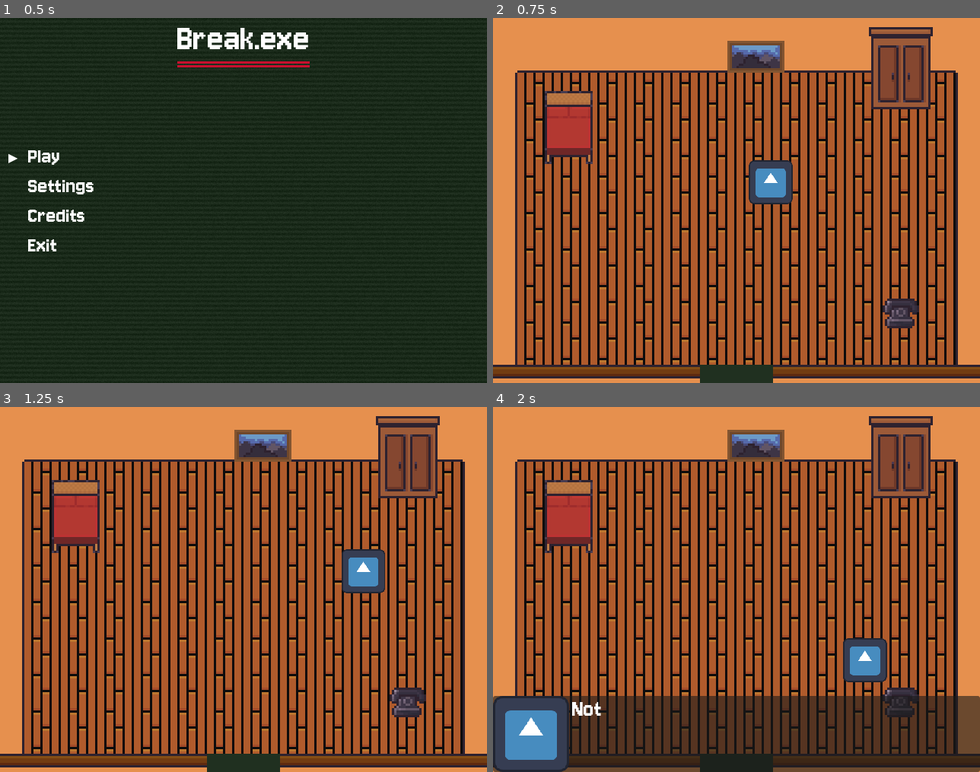
Above: before the commit, frames 1-4 (two rows, left to right).
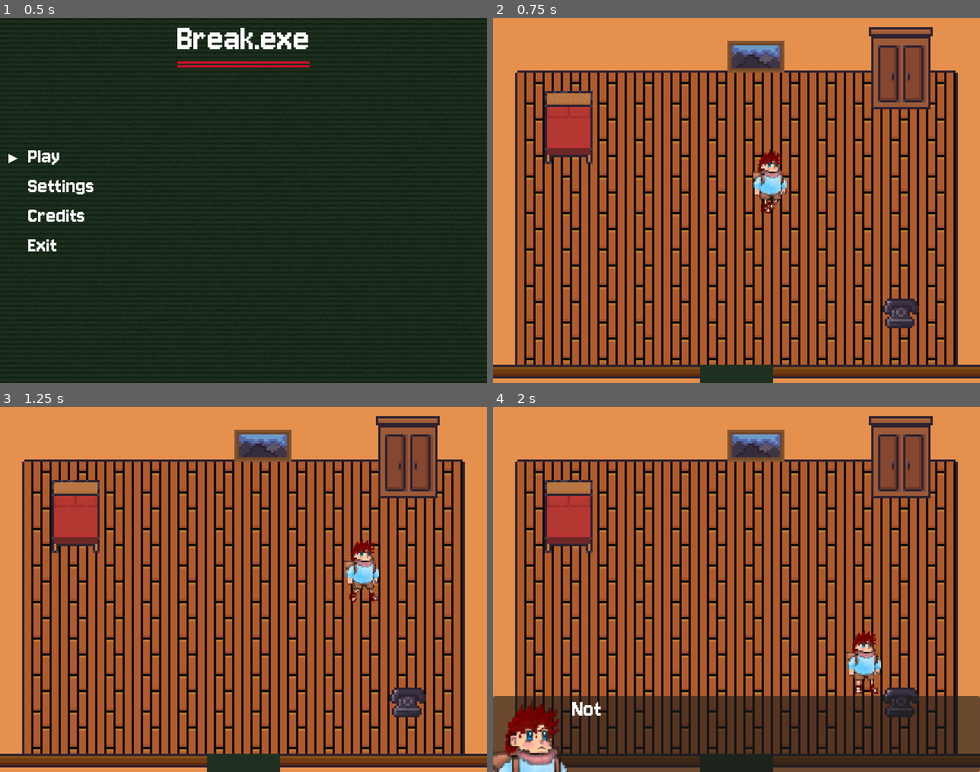
Above: after the commit, the same moments.

Repository: yuk1n0w/Break.exe
Game: Godot game, scene res://scenes/main_menu.tscn
Two runs of this game, one before a commit and one after it. Both use one fixed random seed, a clock stepped at 60 frames per second and the inputs below. The engine's default icon, where the game draws it, is replaced by a stand-in: a white triangle on a blue panel in a dark square.
Inputs:
- Up to frame 1 (0.5 s): no input
- Up to frame 2 (0.75 s): tap Enter (ui_accept) at 0.5 s; hold Right (ui_right) from 0.53 s (still down); hold Enter (ui_accept) from 0.53 s (still down)
- Up to frame 3 (1.25 s): keep holding Right (ui_right); keep holding Enter (ui_accept)
- Up to frame 4 (2 s): release Right (ui_right) at 1.28 s; release Enter (ui_accept) at 1.28 s; hold Down (ui_down) from 1.28 s (still down); tap Enter (ui_accept) at 1.35, 1.52, 1.82 s

Frame 1 is identical in both runs. In frame 2, 1.2% of the frame differs, in the area x 52-62%, y 36-54%; in frame 3, 1.2%; in frame 4, 4.4%, in the area x 0-81%, y 61-100%.

Commit message:
Add character sprites and animations

Diff:
--- a/scenes/player.tscn
+++ b/scenes/player.tscn
@@ -1,31 +1,48 @@
-[gd_scene load_steps=6 format=3 uid="uid://dcxprtpafrupp"]
+[gd_scene load_steps=8 format=3 uid="uid://dcxprtpafrupp"]
 
-[ext_resource type="Texture2D" uid="uid://iia1oum7ur43" path="res://assets/icon.svg" id="1_3vyb7"]
 [ext_resource type="Script" uid="uid://b7g8roc2gjhc4" path="res://scripts/player.gd" id="1_g2els"]
+[ext_resource type="Texture2D" uid="uid://llwkv2uw81yt" path="res://assets/player/idle.png" id="2_qlg0r"]
 [ext_resource type="PackedScene" uid="uid://btn0o32vn1bme" path="res://scenes/dialogue.tscn" id="3_qhqgy"]
+[ext_resource type="Texture2D" uid="uid://ua2kmh325645" path="res://assets/player/1.png" id="3_tuyoq"]
+[ext_resource type="Texture2D" uid="uid://dwbirqislcyyq" path="res://assets/player/2.png" id="4_fjrip"]
 
 [sub_resource type="SpriteFrames" id="SpriteFrames_g2els"]
 animations = [{
 "frames": [{
 "duration": 1.0,
-"texture": ExtResource("1_3vyb7")
+"texture": ExtResource("2_qlg0r")
 }],
 "loop": true,
-"name": &"default",
+"name": &"idle",
+"speed": 5.0
+}, {
+"frames": [{
+"duration": 1.0,
+"texture": ExtResource("3_tuyoq")
+}, {
+"duration": 1.0,
+"texture": ExtResource("4_fjrip")
+}],
+"loop": true,
+"name": &"walk",
 "speed": 5.0
 }]
 
 [sub_resource type="RectangleShape2D" id="RectangleShape2D_qhqgy"]
-size = Vector2(18, 18)
+size = Vector2(21, 40)
 
 [node name="Player" type="CharacterBody2D"]
 script = ExtResource("1_g2els")
 
 [node name="AnimatedSprite2D" type="AnimatedSprite2D" parent="."]
-scale = Vector2(0.15, 0.15)
+scale = Vector2(0.7, 0.7)
 sprite_frames = SubResource("SpriteFrames_g2els")
+animation = &"idle"
+autoplay = "idle"
+frame_progress = 0.586697
 
 [node name="CollisionShape2D" type="CollisionShape2D" parent="."]
+scale = Vector2(0.7, 0.7)
 shape = SubResource("RectangleShape2D_qhqgy")
 
 [node name="CanvasLayer" type="CanvasLayer" parent="."]
--- a/scripts/dialogue_interaction.gd
+++ b/scripts/dialogue_interaction.gd
@@ -6,7 +6,7 @@
 @export var sfx: AudioStream = preload("res://assets/square_440.wav")
 @export var sfx_vol: float = -5.0
 @export var sfx_bus: String = "SFX"
-@export var picture: Texture2D = preload("res://assets/icon.svg")
+@export var picture: Texture2D = preload("res://assets/player/dialogue.png")
 @export var pitch: float = 1.0
 @export var pitch_randomization: float = 0.1
 
--- a/scripts/player.gd
+++ b/scripts/player.gd
@@ -1,5 +1,7 @@
 extends CharacterBody2D
+
 @onready var dialogue: Control = $CanvasLayer/Dialogue
+@onready var animated_sprite_2d: AnimatedSprite2D = $AnimatedSprite2D
 
 const SPEED = 75.0
 var speed_multiplier = 1.0
@@ -18,6 +20,17 @@
 
 		move_and_slide()
 
+		# Animation and sprite flipping and stuff
+		if x_direction == 0 and y_direction == 0:
+			animated_sprite_2d.play("idle")
+		else:
+			animated_sprite_2d.play("walk")
+
+		if x_direction > 0:
+			animated_sprite_2d.flip_h = false
+		elif x_direction < 0:
+			animated_sprite_2d.flip_h = true
+
 func _ready():
 	Global.player_ready(self)
 
@@ -25,6 +38,7 @@
 	if not in_dialogue:
 		in_dialogue = true
 		dialogue.visible = true
+		animated_sprite_2d.play("idle") # Stop it from playing animation in dialogue
 		await dialogue.do_dialogue(text, picture, sfx, speed, sfx_vol, sfx_bus, pitch, pitch_randomization)
 		dialogue.visible = false
 		in_dialogue = false
@@ -33,6 +47,7 @@
 	if not in_dialogue:
 		in_dialogue = true
 		dialogue.visible = true
+		animated_sprite_2d.play("idle") # Stop it from playing animation in dialogue
 		await dialogue.run_list(dialogue_list)
 		dialogue.visible = false
 		in_dialogue = false
Binary file added: assets/player/1.png
Not shown, added: assets/player/1.png.import
Binary file added: assets/player/2.png
Not shown, added: assets/player/2.png.import
Binary file added: assets/player/dialogue.png
Not shown, added: assets/player/dialogue.png.import
Binary file added: assets/player/idle.png
Not shown, added: assets/player/idle.png.import
